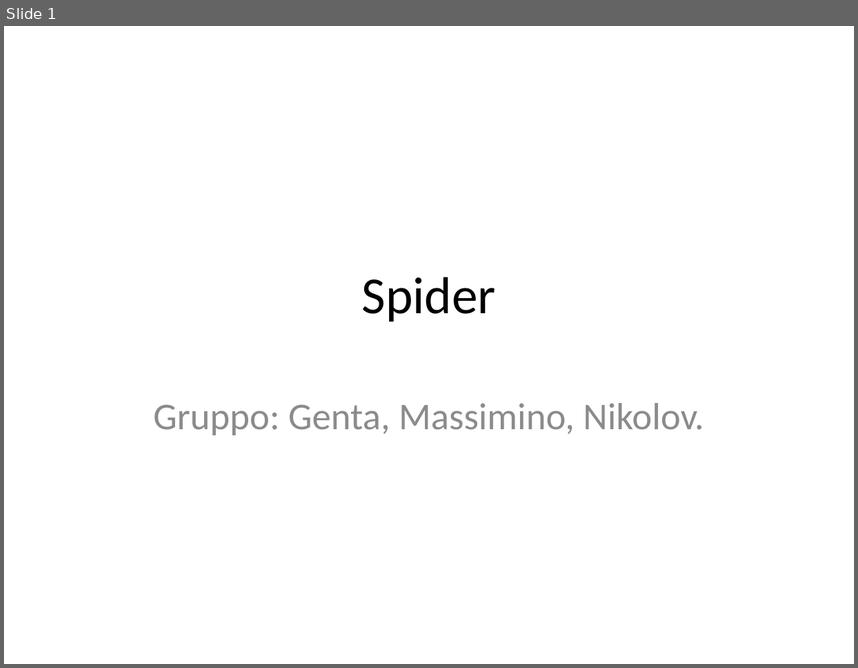
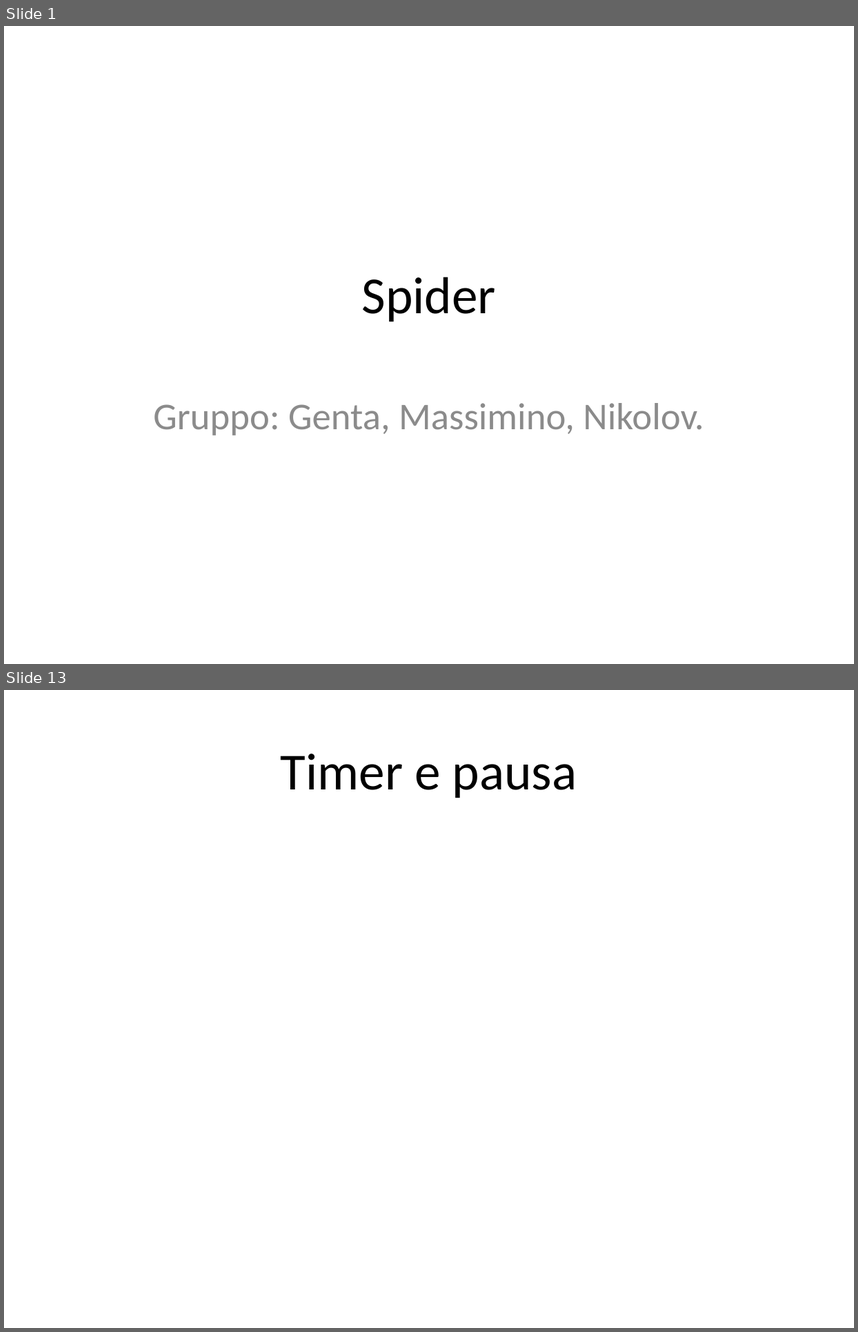
Before and after one commit to danielegenta/ProjectTPSI_Spider, a slide deck: Presentazione_Spider.pptx. Shown one above the other, each under a label of ours: slide 1 before the commit, slides 1 and 13 after it; the slides between them are not shown. The pictures are 858x668 and 858x1332 pixels, drawn with LibreOffice and Linux fonts; fonts in the diff are those of the drawing. Boxes give left, top, right and bottom in pixels: in the first picture for what was removed or moved away, otherwise in the second. Text is boxed around its words. In the diff, an @@ line names an element or a change of style, - is before the commit and + after.

```diff
--- a/Presentazione_Spider.pptx
+++ b/Presentazione_Spider.pptx
@@ slide 13 added at (4,690,854,1328), background #FFFFFF @@
@@ title added at (281,753,577,798), 44 pt, text #000000 @@
+Timer e pausa
```
Also in this commit, not shown: 17 other slides added, 45 other files.
